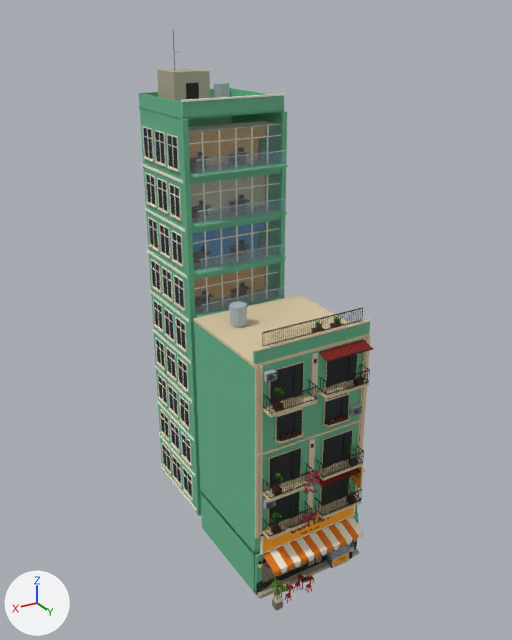
Before and after pictures for a commit that changed the FBX model Assets/PhoViet/Art/Streets/PV_StreetShop07.fbx.
One viewpoint serves both versions: a 50 mm lens placed at (22.8, 35.1, 35.4), pointed at (0.1, -2.8, 16.5). The lights are fixed; the arrows at lower left show +X, +Y and +Z. The first picture is the older version. Objects named as collision shapes, trigger or cutter boxes, shadow casters or lower levels of detail are left out. Where no turn or scale is listed for an object, it has been applied to the vertices. Vertices at exactly the same position are counted once.

Names of what the first picture shows: 'PV_StreetShop07_LOD0'.
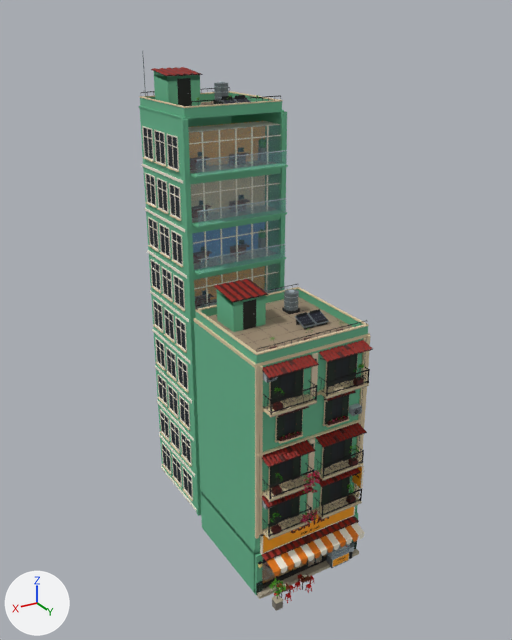
Location of each change, (x1, y1, x2, y2) in pixels of the pictures (512 x 640 px; the box of a moved part takes in the faces that stretch with it):
```json
{"object": "PV_StreetShop07_LOD0", "change": "reshaped", "before": [139, 30, 373, 611], "after": [139, 51, 373, 611]}
{"part": 1, "of": "me_pv_streetshop07_lod0", "change": "moved or reshaped", "before": [157, 69, 210, 102], "after": [268, 525, 270, 537]}
{"part": 2, "of": "me_pv_streetshop07_lod0", "change": "deleted", "before": [143, 30, 371, 533]}
{"part": 3, "of": "me_pv_streetshop07_lod0", "change": "built on", "before": [253, 322, 373, 540], "after": [195, 279, 373, 561]}
{"part": 4, "of": "me_pv_streetshop07_lod0", "change": "cut back", "before": [139, 82, 266, 117], "after": [139, 51, 283, 117]}
```

The change, as JSON lines over the scene's bpy script:
```json
{"block": "me_pv_streetshop07_lod0", "where": "# used by ob_pv_streetshop07_lod0; location = (0.0, 0.0, 0.0)"}
{"op": "remove", "block": "me_pv_streetshop07_lod0", "code": "me_pv_streetshop07_lod0.from_pydata(...)  # 25611 vertices, 18943 faces; spans x -4.2..4.2, y -12.5..6.2, z 0.0..34.6"}
{"op": "add", "block": "me_pv_streetshop07_lod0", "code": "me_pv_streetshop07_lod0.from_pydata(...)  # 28909 vertices, 19872 faces; spans x -4.2..4.2, y -12.5..6.2, z 0.0..33.3"}
{"block": "me_pv_streetshop07_lod0", "change": "me_pv_streetshop07_lod0 part 1: the loose piece of 8 vertices spanning x -0.1..2.5, y -11.7..-9.1, z 29.7..32.0 is scaled about its middle by (0.025, 0.025, 0.4), then moved by (2.4, 15.1, -25.3)"}
{"block": "me_pv_streetshop07_lod0", "change": "me_pv_streetshop07_lod0 part 2: 214 loose pieces with 1610 vertices, spanning x -4.2..4.2, y -12.5..4.9, z 5.2..34.6, are deleted"}
{"block": "me_pv_streetshop07_lod0", "change": "me_pv_streetshop07_lod0 part 3: 200 vertices moved within x -3.7..3.7, y 3.8..4.9, z 5.2..16.8; 1098 vertices removed from x -4.2..4.2, y 3.7..4.9, z 4.9..17.9; 4524 vertices added at x -4.1..4.1, y -3.9..4.9, z 3.1..19.6"}
{"block": "me_pv_streetshop07_lod0", "change": "me_pv_streetshop07_lod0 part 4: 41 vertices removed from x -3.6..3.6, y -12.5..-5.5, z 29.6..31.1; 1459 vertices added at x -3.6..3.6, y -12.5..-5.5, z 29.7..33.3"}
{"block": "me_pv_streetshop07_lod0", "change": "other edits to the shape of me_pv_streetshop07_lod0 do not show in these pictures"}
```
